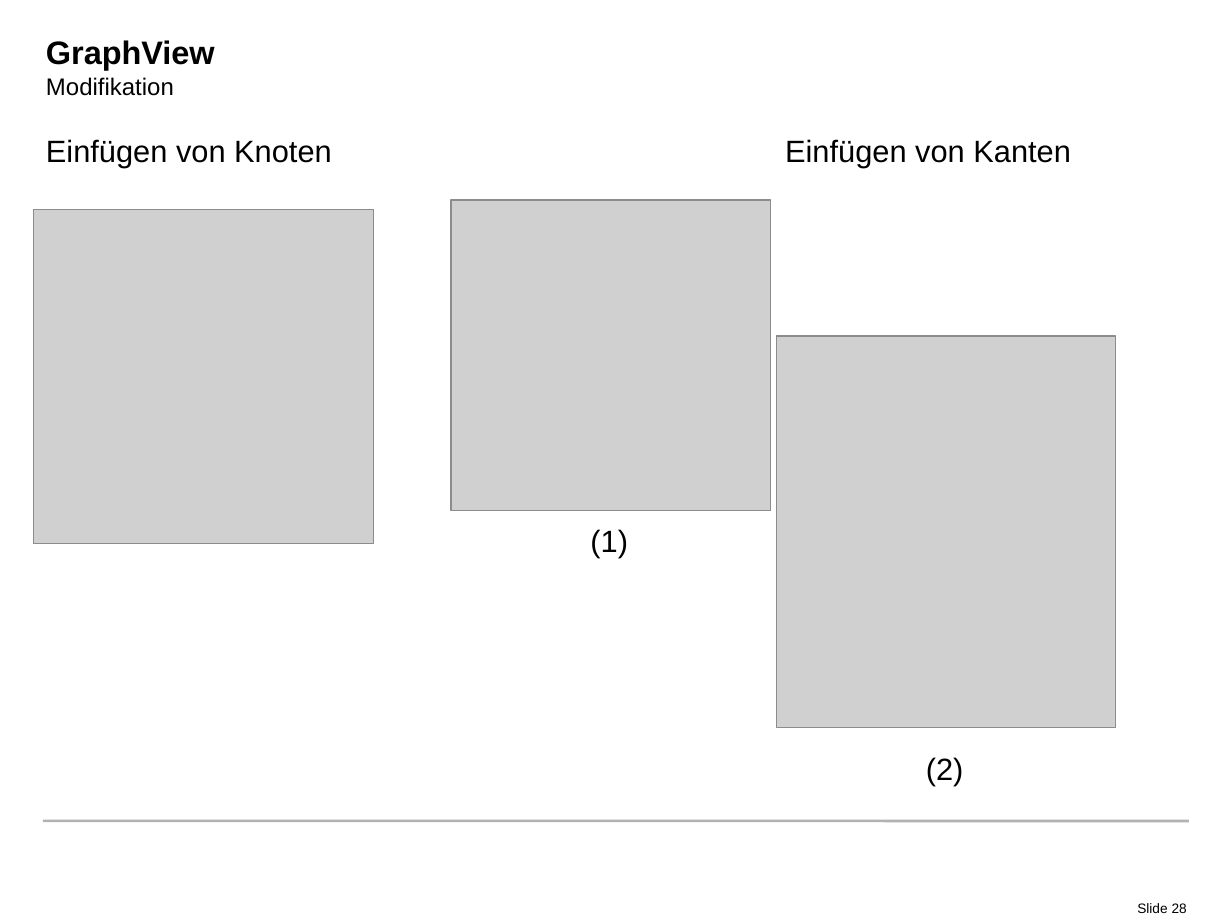
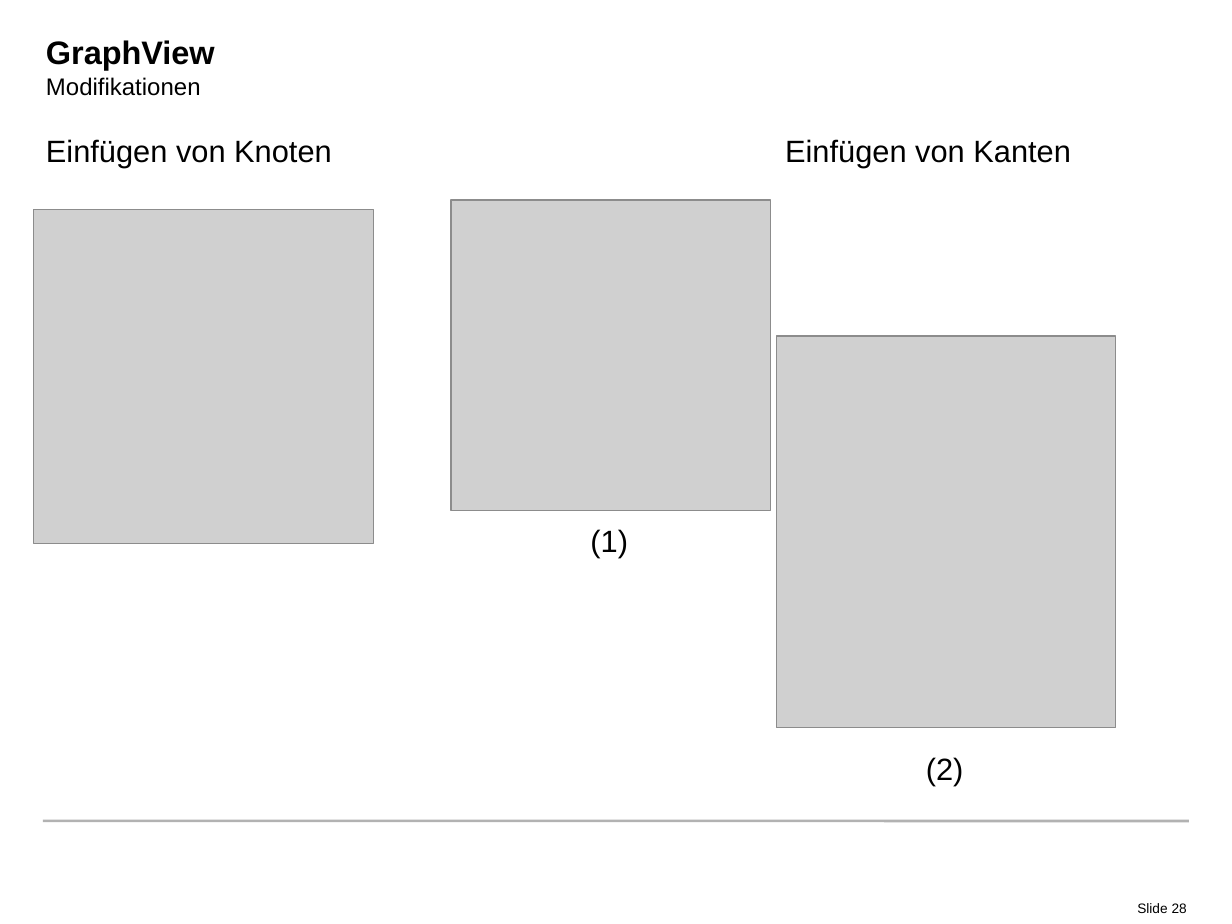
Before and after one commit to radke-tum/idp, a slide deck: slide 28 of pssif/doc/PSSIF.pptx. Drawn at 1232x924 pixels with LibreOffice and Linux fonts; fonts in the diff are those of the drawing; grey boxes stand for pictures; background and template pictures are left out. Boxes give left, top, right and bottom in pixels: in the first picture for what was removed or moved away, otherwise in the second. Text is boxed around its words. In the diff, an @@ line names an element or a change of style, - is before the commit and + after.

```diff
--- a/pssif/doc/PSSIF.pptx
+++ b/pssif/doc/PSSIF.pptx
@@ title at (46, 40, 215, 96): text changed @@
-GraphView
-Modifikation
+GraphView
+Modifikationen
```
Also in this commit, not shown: 6 other slides changed.
